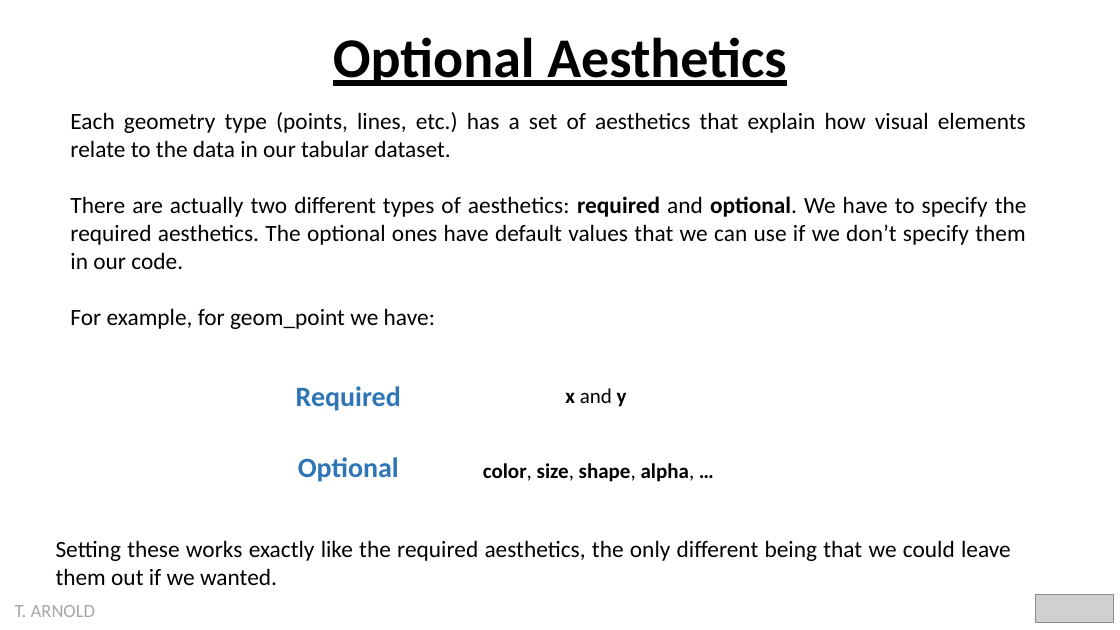
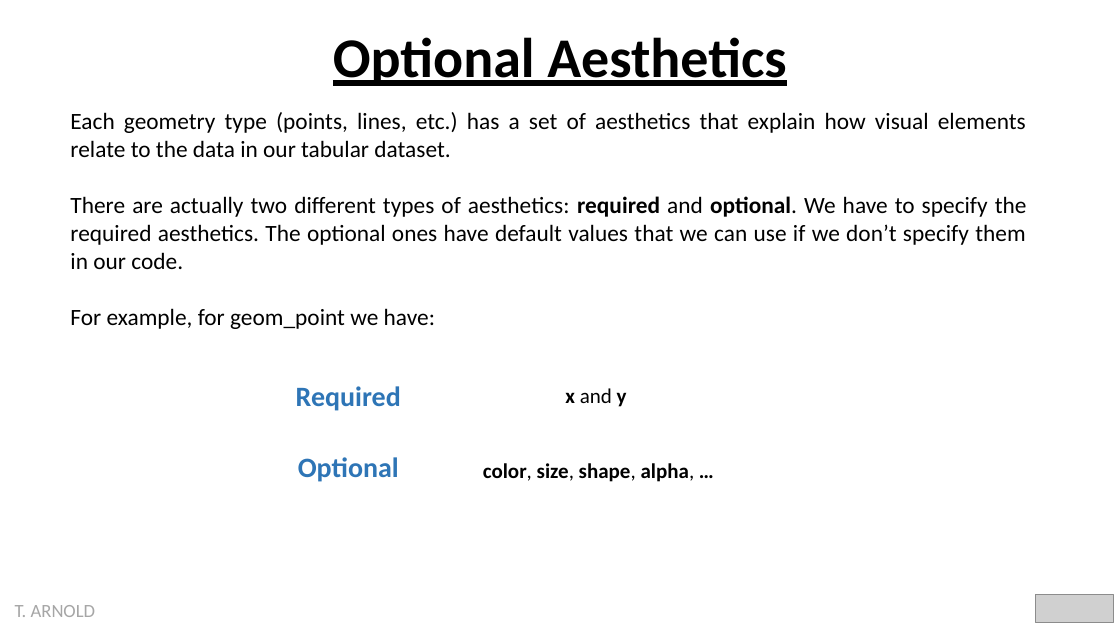
Before and after one commit to taylor-arnold/courses, a slide deck: slide 2 of dsst289-f25/pslides/03_fixed_aesthetics.pptx. Drawn at 1120x630 pixels with LibreOffice and Linux fonts; fonts in the diff are those of the drawing; grey boxes stand for pictures. Boxes give left, top, right and bottom in pixels: in the first picture for what was removed or moved away, otherwise in the second. Text is boxed around its words. In the diff, an @@ line names an element or a change of style, - is before the commit and + after.

```diff
--- a/dsst289-f25/pslides/03_fixed_aesthetics.pptx
+++ b/dsst289-f25/pslides/03_fixed_aesthetics.pptx
@@ text removed at [56, 540, 1011, 585] @@
-Setting these works exactly like the required aesthetics, the only different being that we could leave them out if we wanted.
```
Also in this commit, not shown: 1 other slide changed, 1 slide added, 2 other files.
